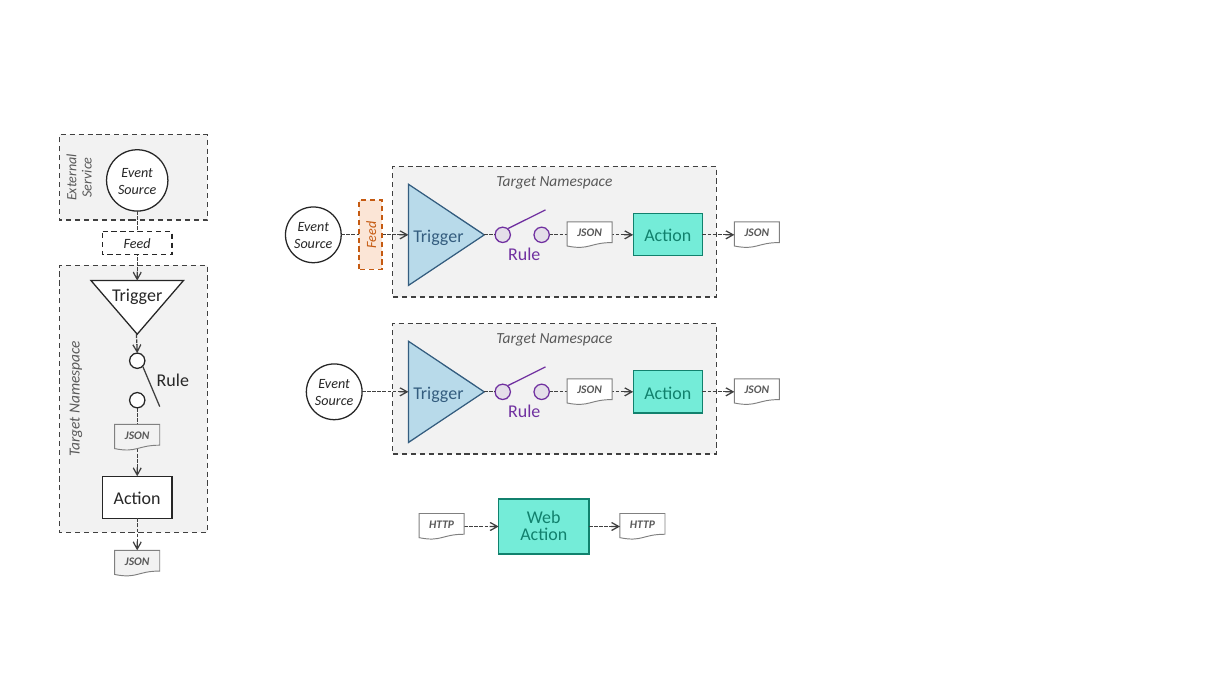
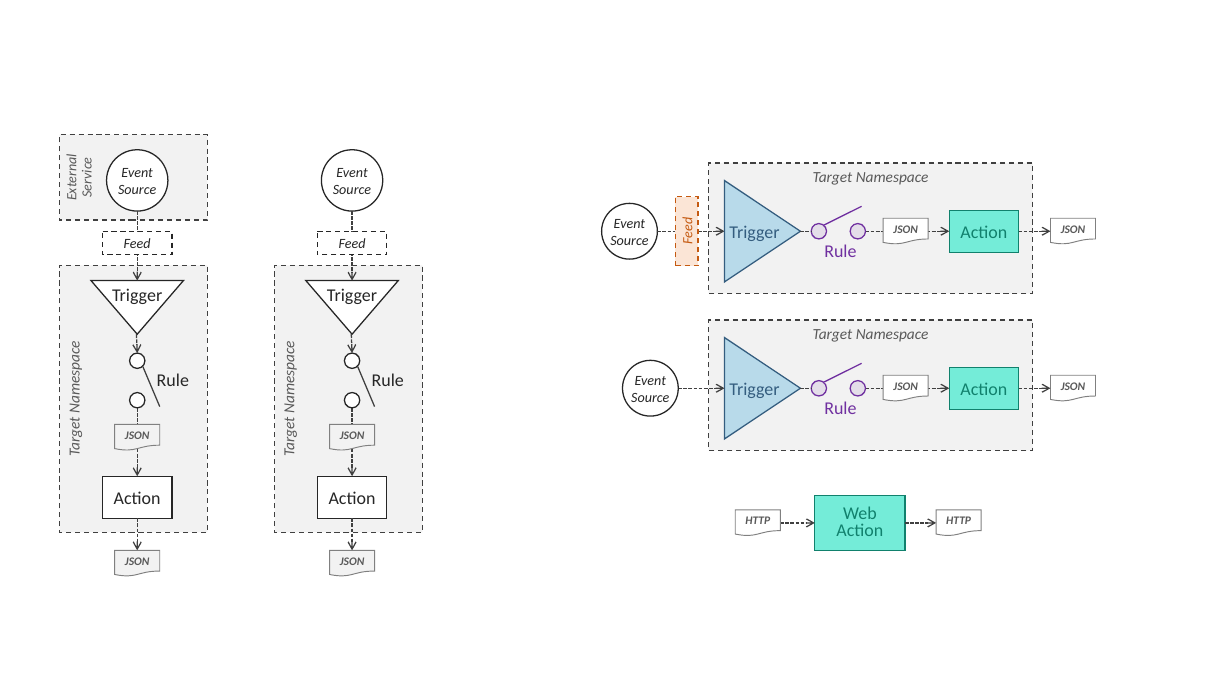
Before and after one commit to IBM/cloud-functions-workshops, a slide deck: slide 1 of presentations/OW-Programming-Model.pptx. Drawn at 1232x693 pixels with LibreOffice and Linux fonts; fonts in the diff are those of the drawing. Boxes give left, top, right and bottom in pixels: in the first picture for what was removed or moved away, otherwise in the second. Text is boxed around its words. In the diff, an @@ line names an element or a change of style, - is before the commit and + after.

```diff
--- a/presentations/OW-Programming-Model.pptx
+++ b/presentations/OW-Programming-Model.pptx
@@ ellipse added at [322,150,383,211], fill #FFFFFF, outline #262626 1 pt, 11 pt, text #262626, italic @@
+Event
+Source
@@ rectangle added at [318,232,387,255], fill #FFFFFF, outline #262626 1 pt dashed, 11 pt, text #262626, italic @@
+Feed
@@ arrow added from (352, 211) to (352, 281), #404040 1 pt dashed @@
@@ rectangle added at [274,265,422,532], fill #F2F2F2, outline #404040 1 pt dashed, 12 pt, text #595959, italic @@
+Target Namespace
@@ flow chart merge added at [306,281,398,335], fill #FFFFFF, outline #262626 1 pt, 14 pt, text #262626 @@
+Trigger
@@ ellipse added at [345,353,360,369], fill #FFFFFF, outline #262626 1 pt @@
@@ arrow added from (351, 335) to (352, 353), #404040 1 pt dashed @@
@@ line added from (358, 366) to (374, 407), #404040 1 pt @@
@@ text added at [372,373,404,386], 14 pt, text #262626 @@
+Rule
@@ ellipse added at [345,393,360,409], fill #FFFFFF, outline #262626 1 pt @@
@@ arrow added from (352, 408) to (352, 476), #404040 1 pt dashed @@
@@ flow chart document added at [330,424,375,450], fill #F2F2F2, outline #808080 0.75 pt, 9 pt, text #595959, bold, italic @@
+JSON
@@ rectangle added at [318,476,387,518], fill #FFFFFF, outline #262626 1 pt, 14 pt, text #262626 @@
+Action
@@ arrow added from (352, 518) to (352, 551), #404040 1 pt dashed @@
@@ 8 arrows, 6 rectangles, 6 ellipses, 6 flow chart documents, 4 lines, 2 flow chart merges, 2 texts: place and size @@
-8 arrows, 6 rectangles, 6 ellipses, 6 flow chart documents, 4 lines, 2 flow chart merges, 2 texts at [286,167,780,554]
+8 arrows, 6 rectangles, 6 ellipses, 6 flow chart documents, 4 lines, 2 flow chart merges, 2 texts at [602,164,1096,550]
@@ flow chart document added at [330,551,375,577], fill #F2F2F2, outline #808080 0.75 pt, 9 pt, text #595959, bold, italic @@
+JSON
```
Also in this commit, not shown: 1 other slide changed, 2 other files.
